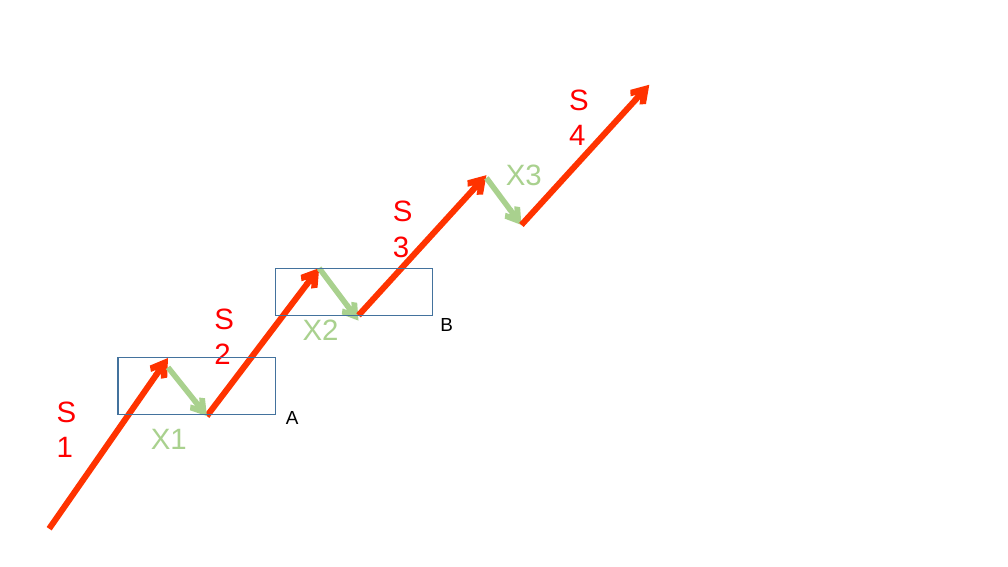
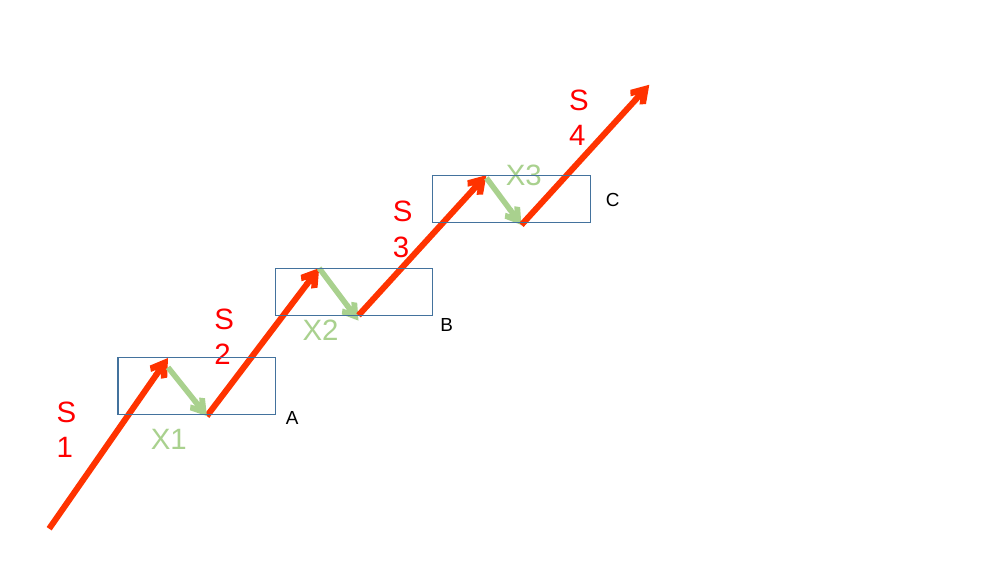
Before and after one commit to xitongsys/notes, a slide deck: slide 18 of finance/chanlun/charts.pptx. Drawn at 1008x567 pixels with LibreOffice and Linux fonts; fonts in the diff are those of the drawing. Boxes give left, top, right and bottom in pixels: in the first picture for what was removed or moved away, otherwise in the second. Text is boxed around its words. In the diff, an @@ line names an element or a change of style, - is before the commit and + after.

```diff
--- a/finance/chanlun/charts.pptx
+++ b/finance/chanlun/charts.pptx
@@ rectangle added at [433,175,590,222], outline #43739E 1 pt @@
@@ text added at [606,193,620,206], 18 pt, text #000000 @@
+C
```
Also in this commit, not shown: 2 other files.
